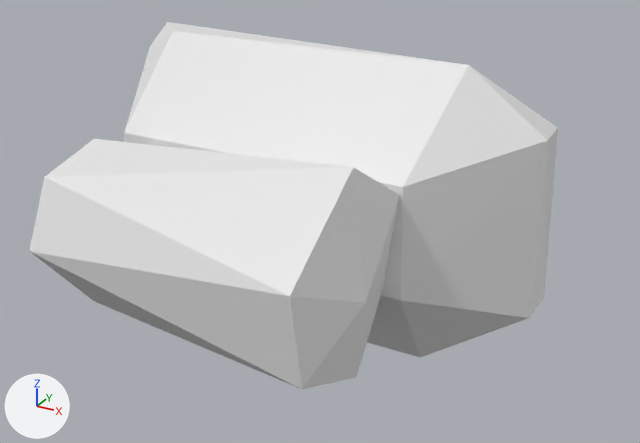
What one commit did to the COLLADA model scenes/dae/Body_RAR_col.dae.
Camera for both pictures: a 50 mm camera at (0.156, -0.276, 0.162) aimed at (-0.02, 0.044, 0.002). Arrows for +X, +Y and +Z are at lower left; the lights stay in place.

In view in the first picture: 'node'.
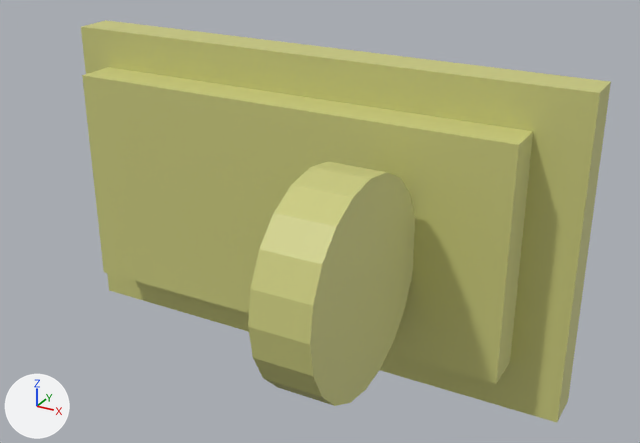
What differs and where, as boxes (x1, y1, x2, y2) in the pictures (640 x 443 px):
```json
{"object": "node", "change": "reshaped", "before": [29, 22, 558, 389], "after": [81, 20, 611, 422], "on screen": "10% taller"}
{"part": 1, "of": "me_shape0", "change": "added", "after": [248, 161, 415, 406], "on screen": "yellow"}
{"part": 2, "of": "me_shape0", "change": "added", "after": [82, 67, 533, 383], "on screen": "yellow"}
{"part": 3, "of": "me_shape0", "change": "added", "after": [81, 20, 611, 422], "on screen": "yellow"}
{"part": 4, "of": "me_shape0", "change": "deleted", "before": [124, 22, 558, 357]}
{"part": 5, "of": "me_shape0", "change": "cut back", "before": [29, 139, 400, 389]}
```

Scene script edits in JSON lines:
```json
{"op": "add", "block": "mat_vertex_colours", "code": ["mat_vertex_colours = bpy.data.materials.new('Vertex colours')", "mat_vertex_colours.use_nodes = True; mat_vertex_colours.node_tree.nodes.clear()", "_N = mat_vertex_colours.node_tree.nodes; _L = mat_vertex_colours.node_tree.links", "n0 = _N.new('ShaderNodeBsdfPrincipled'); n0.name = 'Principled BSDF'", "n1 = _N.new('ShaderNodeOutputMaterial'); n1.name = 'Material Output'", "n2 = _N.new('ShaderNodeVertexColor'); n2.name = 'Color Attribute'", "n2.layer_name = 'Col'", "_L.new(n0.outputs[0], n1.inputs[0])  # 'BSDF' to 'Surface'", "_L.new(n2.outputs[0], n0.inputs[0])  # 'Color' to 'Base Color'"]}
{"block": "me_shape0", "where": "# used by ob_node; location = (0.0, 0.0, 0.0)"}
{"op": "remove", "block": "me_shape0", "code": "me_shape0.from_pydata(...)  # 29 vertices, 50 faces; spans x -0.152..0.069, y -0.043..0.105, z -0.081..0.071"}
{"op": "add", "block": "me_shape0", "code": "me_shape0.from_pydata(...)  # 64 vertices, 106 faces; spans x -0.17..0.09, y -0.046..0.082, z -0.08..0.071"}
{"block": "me_shape0", "change": "me_shape0 part 1: a new loose piece, a 20-sided cylinder along x spanning x 0.0..0.025, y -0.046..0.046, z -0.046..0.046, in mat_vertex_colours"}
{"block": "me_shape0", "change": "me_shape0 part 2: a new loose piece, a box spanning x -0.154..0.067, y 0.044..0.063, z -0.056..0.052, in mat_vertex_colours"}
{"block": "me_shape0", "change": "me_shape0 part 3: a new loose piece, a box spanning x -0.17..0.09, y 0.063..0.082, z -0.08..0.071, in mat_vertex_colours"}
{"block": "me_shape0", "change": "me_shape0 part 4: the loose piece of 16 vertices spanning x -0.152..0.069, y 0.043..0.105, z -0.081..0.071 is deleted"}
{"block": "me_shape0", "change": "me_shape0 part 5"}
{"block": "me_shape0", "change": "13 vertices are removed from x -0.115..0.028, y -0.043..0.043, z -0.047..0.049"}
{"block": "me_shape0", "change": "22 faces are deleted"}
{"block": "me_shape0", "change": "8 vertices are added at x -0.001..0.001, y -0.001..0.001, z -0.001..0.001"}
{"block": "me_shape0", "change": "6 new faces join them"}
{"op": "add", "block": "me_shape0", "code": "me_shape0.materials.append(mat_vertex_colours)"}
```
